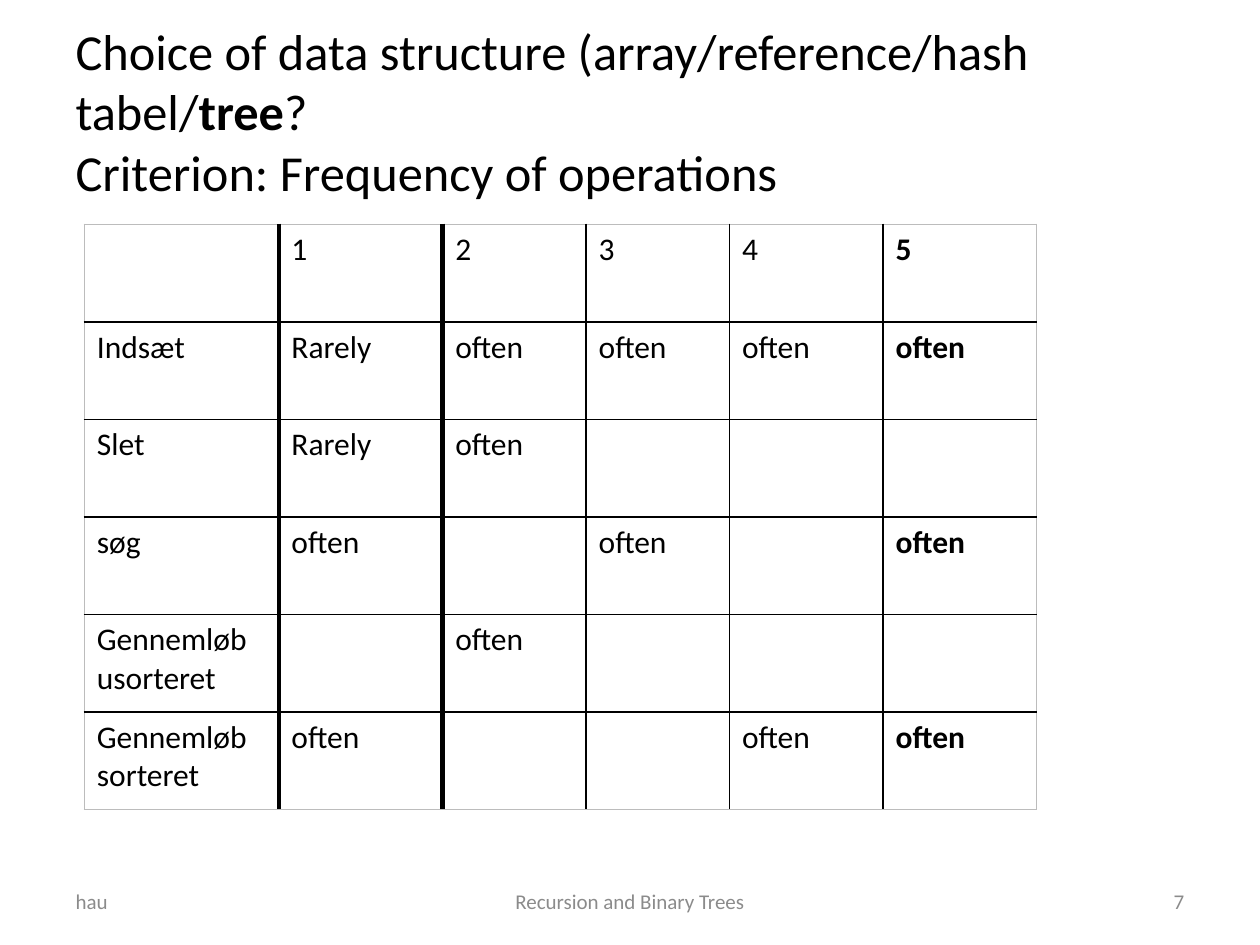
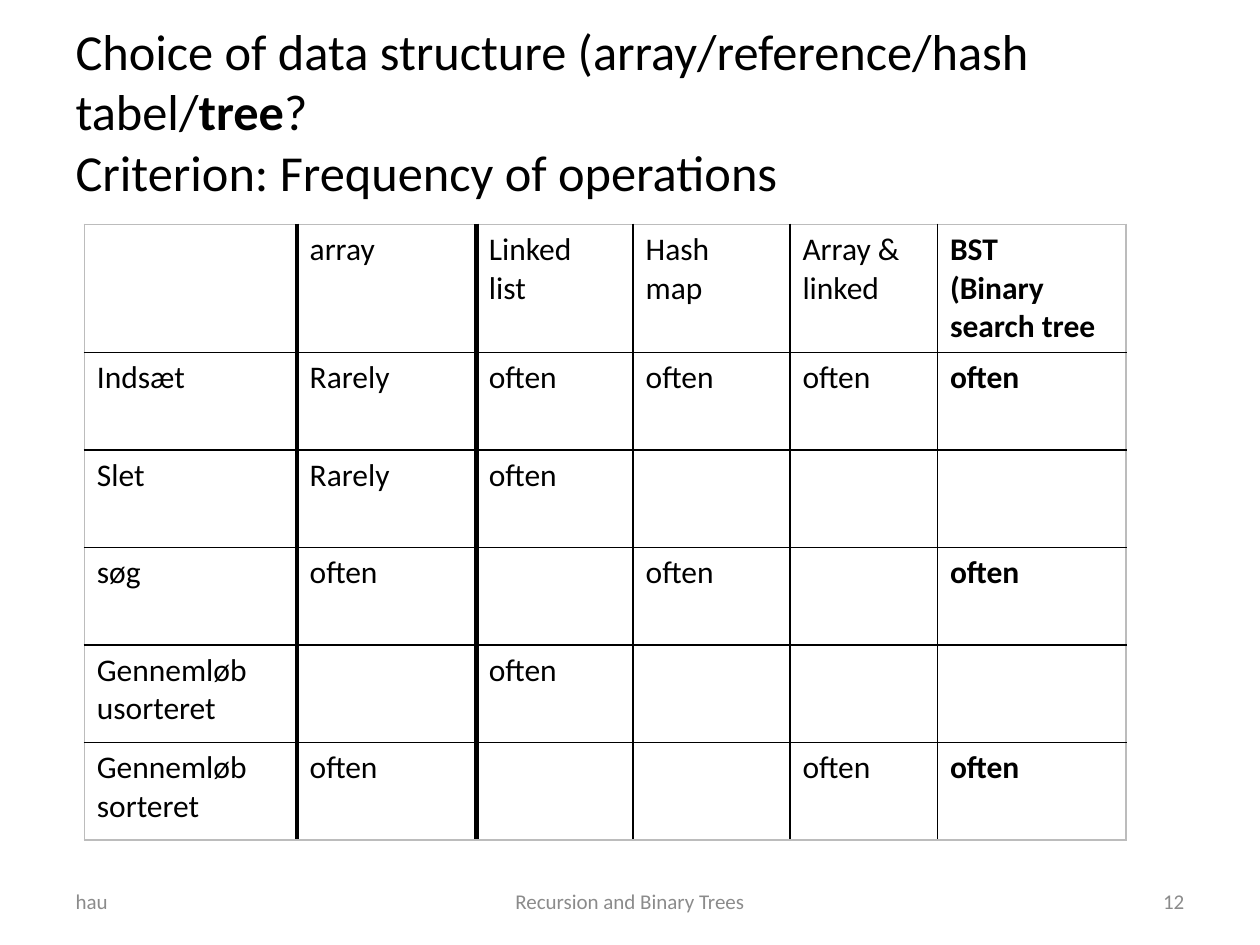
Before and after one commit to CphBusCosSem2/week5-algorithms, a slide deck: slide 12 of slides/day2Recursion and Binary trees.pptx (slide 7 before the commit). Drawn at 1260x945 pixels with LibreOffice and Linux fonts; fonts in the diff are those of the drawing. Boxes give left, top, right and bottom in pixels: in the first picture for what was removed or moved away, otherwise in the second. Text is boxed around its words. In the diff, an @@ line names an element or a change of style, - is before the commit and + after.

```diff
--- a/slides/day2Recursion and Binary trees.pptx
+++ b/slides/day2Recursion and Binary trees.pptx
@@ table at box(84, 224, 1125, 838) @@
-row 1:  | 1 | 2 | 3 | 4 | 5
+row 1:  | array | Linked / list | Hash / map | Array & linked | BST / (Binary search tree
@@ table: place and size @@
-table at box(84, 224, 1037, 810)
+table at box(84, 224, 1125, 838)
@@ page number at box(1163, 895, 1184, 909): text changed @@
-7
+12
```
Also in this commit, not shown: 1 other slide changed, 5 slides added, 26 other files.
